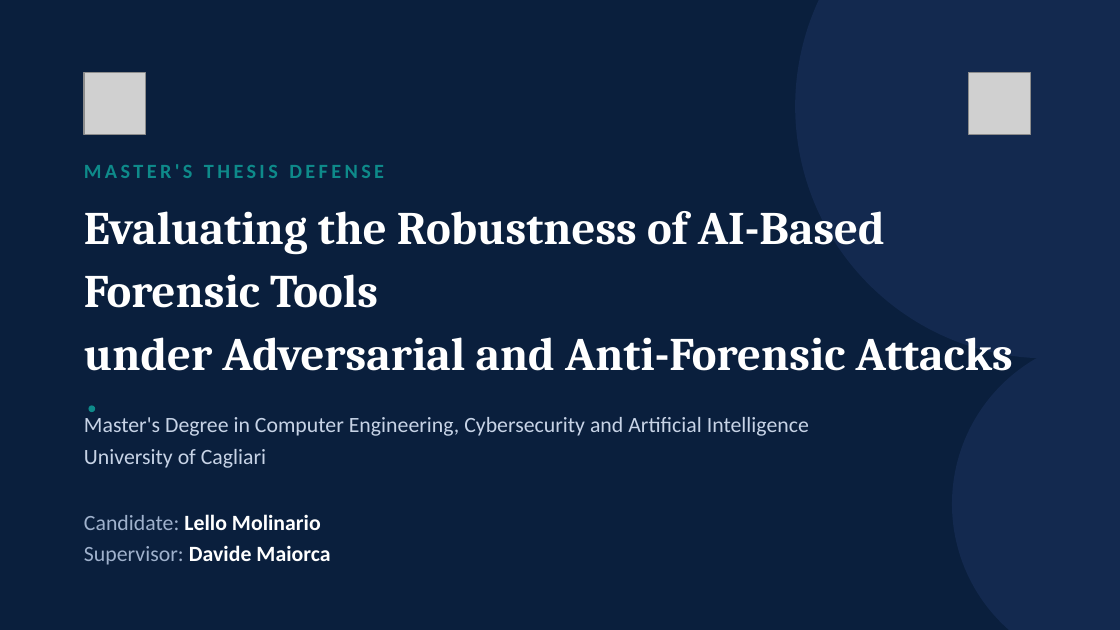
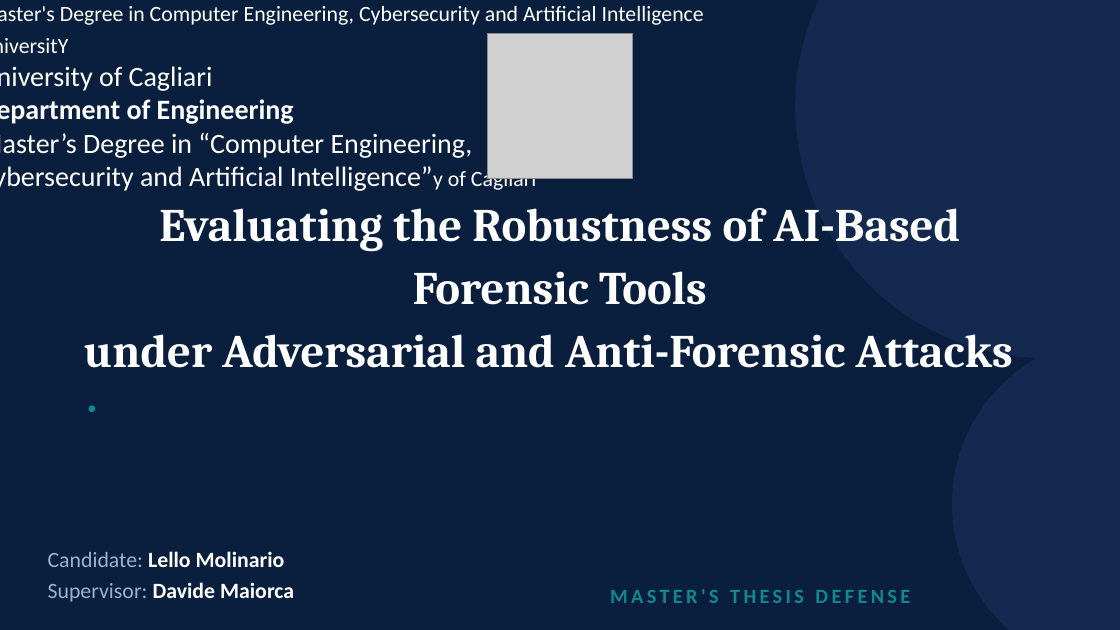
Before and after one commit to lmolinario/msc-thesis-ai-robustness-in-digital-forensics, a slide deck: slide 1 of docs/slides/Molinario_Thesis_Defense.pptx. Drawn at 1120x630 pixels with LibreOffice and Linux fonts; fonts in the diff are those of the drawing; grey boxes stand for pictures. Boxes give left, top, right and bottom in pixels: in the first picture for what was removed or moved away, otherwise in the second. Text is boxed around its words. In the diff, an @@ line names an element or a change of style, - is before the commit and + after.

Commit message:
add slides

```diff
--- a/docs/slides/Molinario_Thesis_Defense.pptx
+++ b/docs/slides/Molinario_Thesis_Defense.pptx
@@ text at [0, 6, 704, 193]: paragraph added @@
+UniversitY
@@ text at [0, 6, 704, 91]: text colour #C7D3E6 to #FFFFFF in "Master's Degree in Computer Engineering, Cybersecurity and ...", "University of Cagliari"; size 14 to 18 pt in "University of Cagliari"; less space between paragraphs @@
@@ text "Master's Degree in Computer Engineering, ...": place and size @@
-text "Master's Degree in Computer Engineering, ..." at [84, 417, 809, 468]
+text "Master's Degree in Computer Engineering, ..." at [0, 6, 704, 193]
@@ picture added at [487, 34, 633, 179] @@
@@ picture removed at [84, 73, 146, 134] @@
@@ picture removed at [969, 73, 1030, 134] @@
@@ text at [0, 99, 536, 193]: paragraphs added @@
+Department of Engineering
+Master’s Degree in “Computer Engineering,
+Cybersecurity and Artificial Intelligence”y of Cagliari
@@ text at [159, 208, 960, 305]: alignment left to centre @@
@@ text "Candidate: Lello Molinario": place and size @@
-text "Candidate: Lello Molinario" at [84, 514, 330, 565]
+text "Candidate: Lello Molinario" at [48, 551, 294, 602]
@@ text "MASTER'S THESIS DEFENSE": place and size @@
-text "MASTER'S THESIS DEFENSE" at [84, 164, 384, 178]
+text "MASTER'S THESIS DEFENSE" at [610, 589, 910, 603]
```
